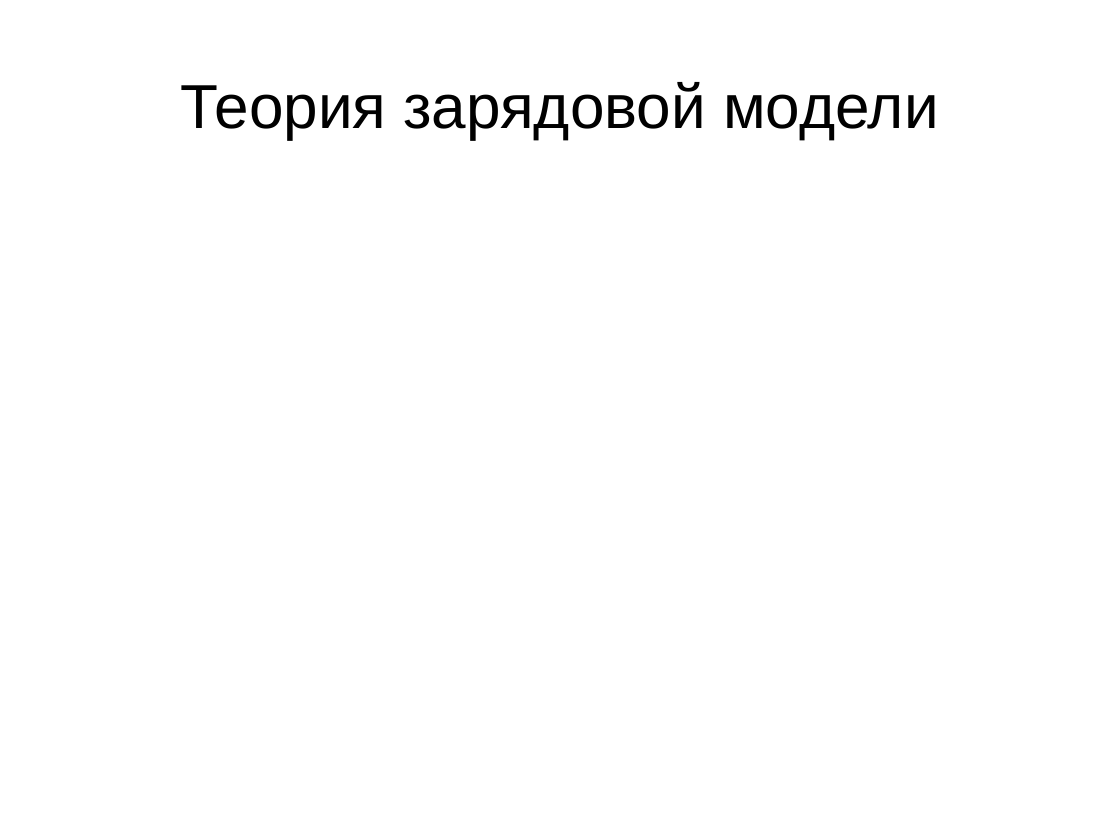
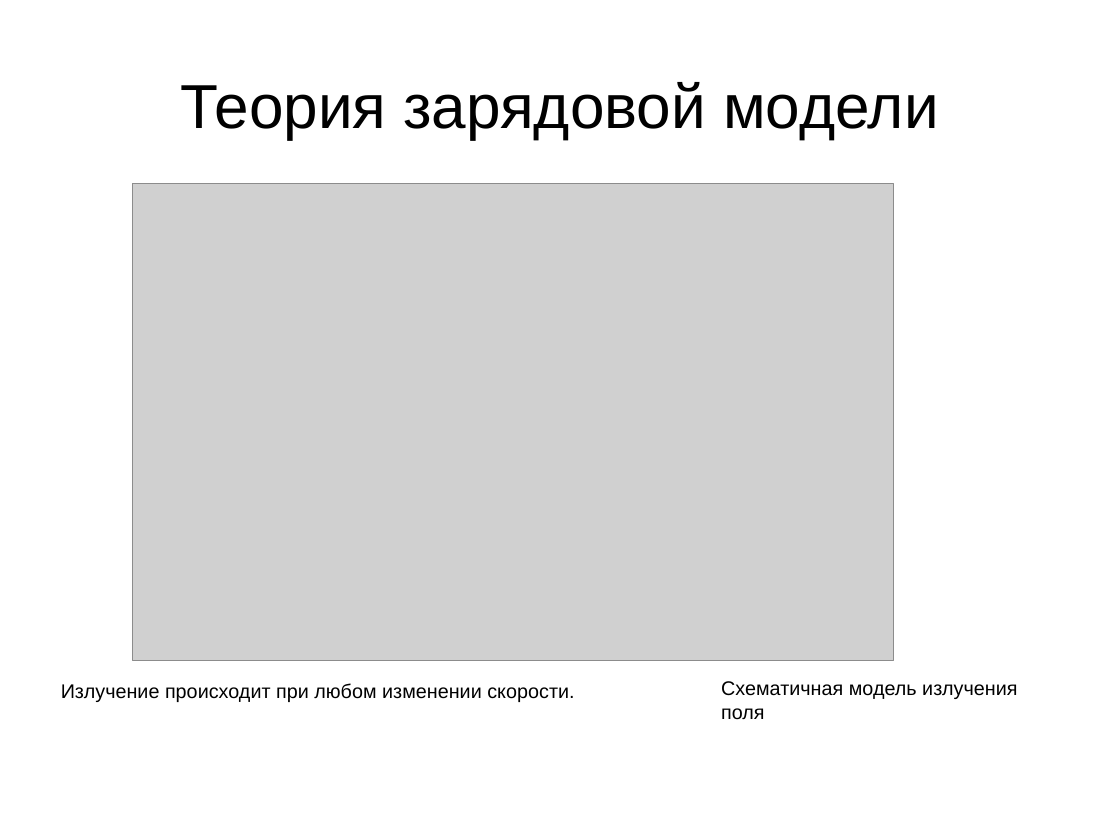
Before and after one commit to demanxd/Disser, a slide deck: slide 3 of Presentaition.odp. Drawn at 1120x840 pixels with LibreOffice and Linux fonts; fonts in the diff are those of the drawing; grey boxes stand for pictures. Boxes give left, top, right and bottom in pixels: in the first picture for what was removed or moved away, otherwise in the second. Text is boxed around its words. In the diff, an @@ line names an element or a change of style, - is before the commit and + after.

Commit message:
second version of presentation, plus some .kra images

```diff
--- a/Presentaition.odp
+++ b/Presentaition.odp
@@ picture added at [132,184,894,661] @@
@@ text added at [61,683,574,702], 14 pt, text #000000 @@
+Излучение происходит при любом изменении скорости.
@@ text added at [721,681,1017,720], 14 pt, text #000000 @@
+Схематичная модель излучения поля
```
Also in this commit, not shown: 2 other slides changed, 4 slides added, 4 slides removed, 7 other files.
